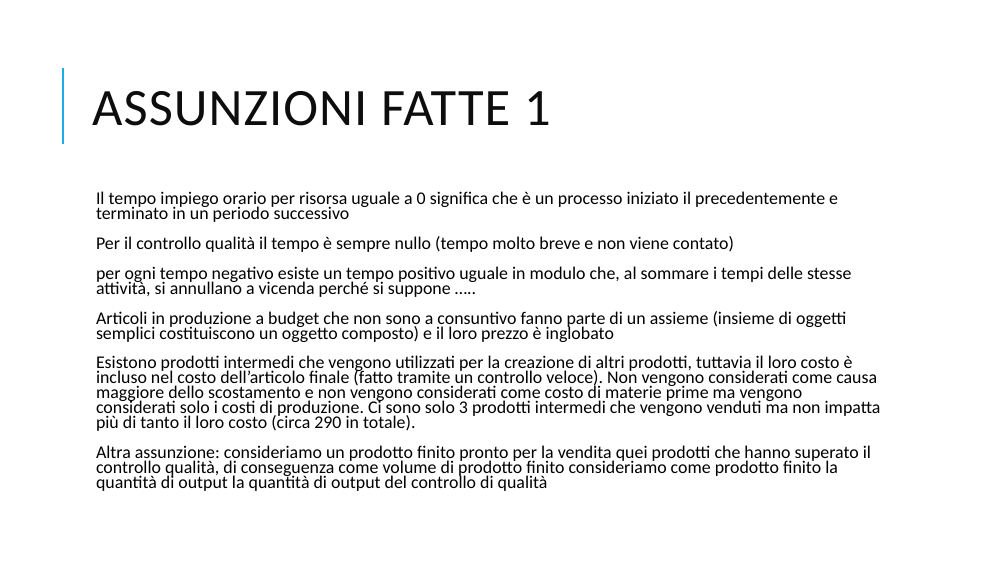
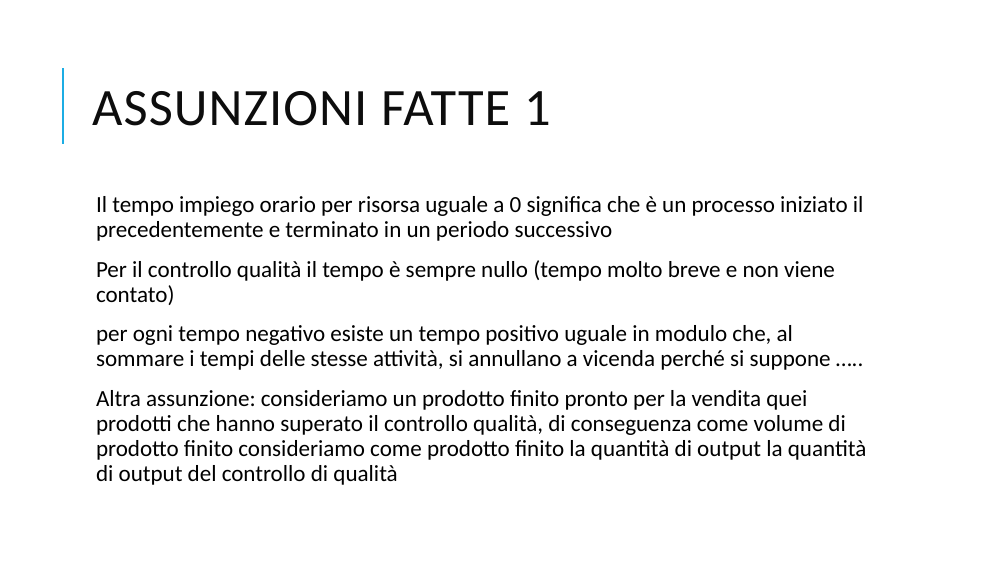
Before and after one commit to VinciGit00/SCGProject, a slide deck: slide 5 of Document/PresentazioneProgetto.pptx. Drawn at 1008x567 pixels with LibreOffice and Linux fonts; fonts in the diff are those of the drawing. Boxes give left, top, right and bottom in pixels: in the first picture for what was removed or moved away, otherwise in the second. Text is boxed around its words. In the diff, an @@ line names an element or a change of style, - is before the commit and + after.

```diff
--- a/Document/PresentazioneProgetto.pptx
+++ b/Document/PresentazioneProgetto.pptx
@@ text "Il tempo impiego orario per ..." at (x1=96, y1=196, x2=866, y2=485): size 17.1 to 22 pt; line spacing 0.7 to 0.9 @@
@@ text at (x1=96, y1=311, x2=881, y2=431): paragraphs removed @@
-  Articoli in produzione a budget che non sono a consuntivo fanno parte di un assieme (insieme di oggetti semplici costituiscono un oggetto composto) e il loro prezzo è inglobato
-  Esistono prodotti intermedi che vengono utilizzati per la creazione di altri prodotti, tuttavia il loro costo è incluso nel costo dell’articolo finale (fatto tramite un controllo veloce). Non vengono considerati come causa maggiore dello scostamento e non vengono considerati come costo di materie prime ma vengono considerati solo i costi di produzione. Ci sono solo 3 prodotti intermedi che vengono venduti ma non impatta più di tanto il loro costo (circa 290 in totale).
```
Also in this commit, not shown: 1 slide added, 2 other files.
